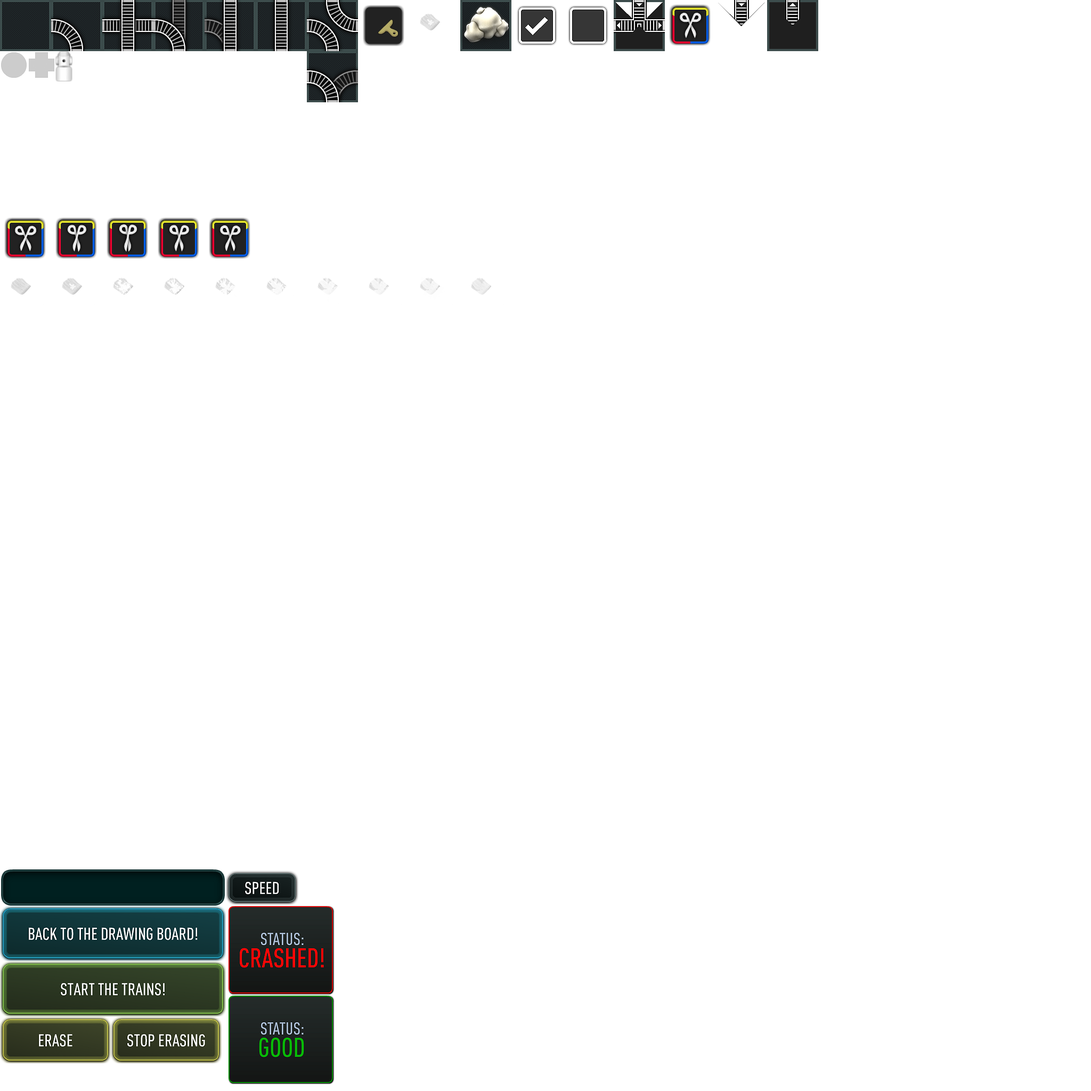
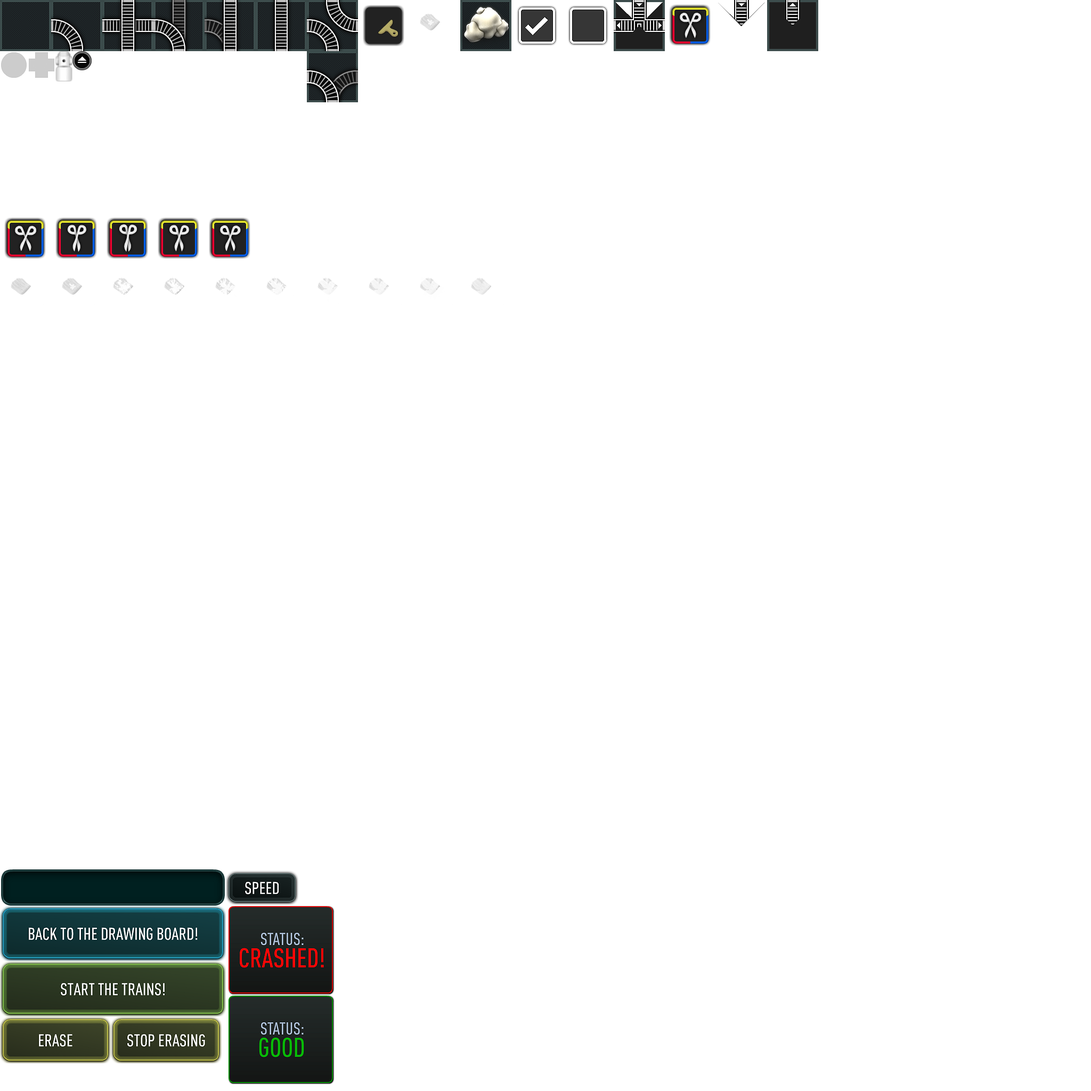
Before/after of a (1091, 1091) layered artwork. What changed in the layer stack:
added layer "draw_track_arrow.png" above "Tracktile_m.png" over bbox(72, 51, 92, 71)
